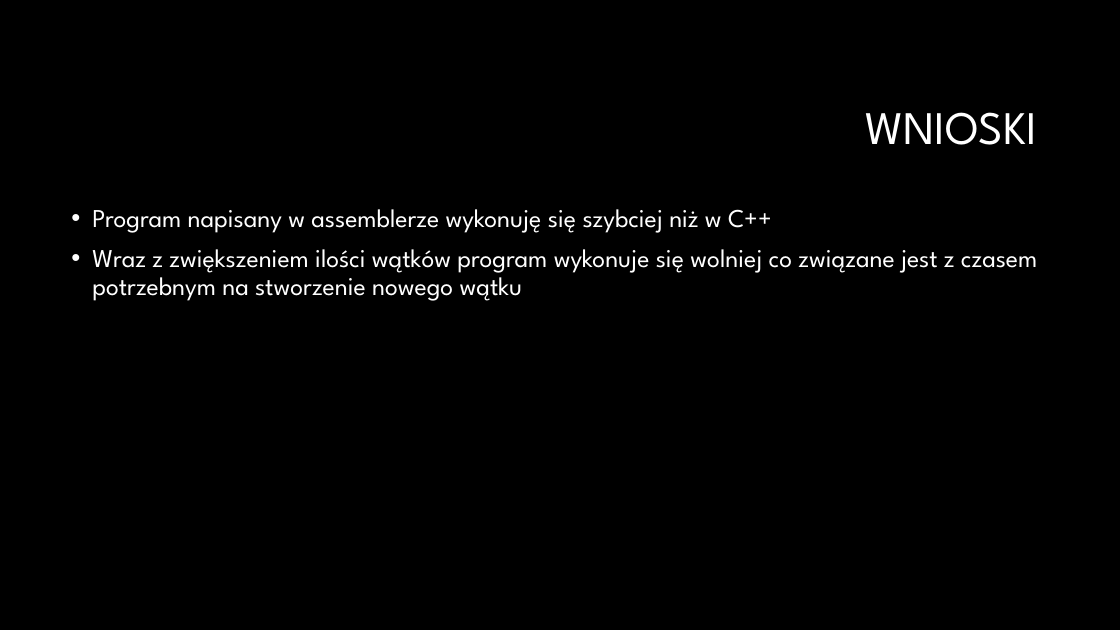
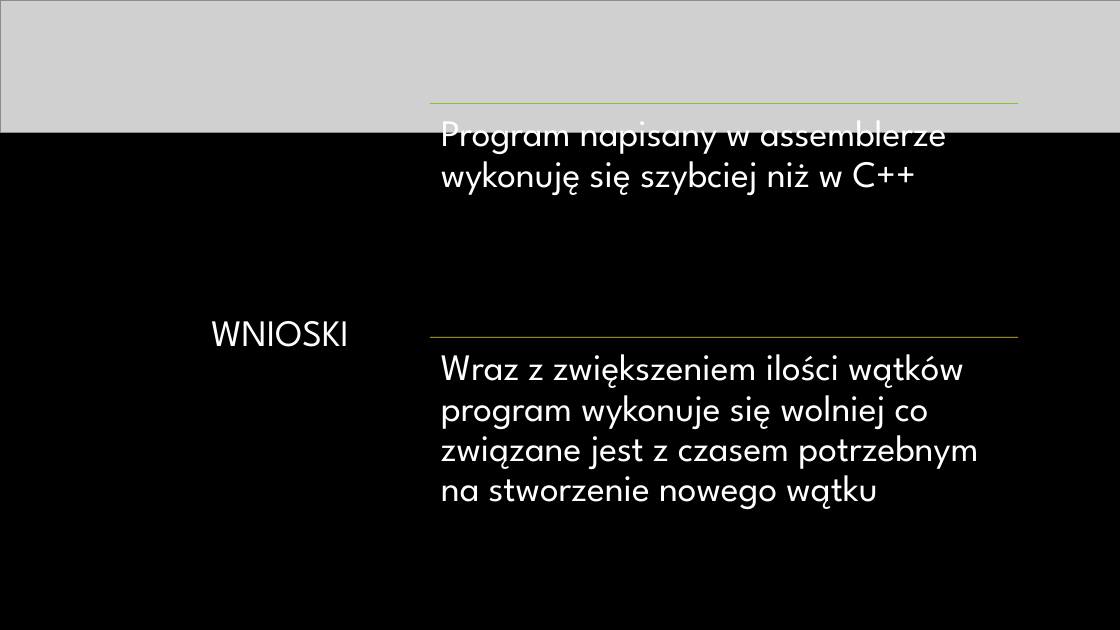
Before and after one commit to paulinaurbas/JAProjekt, a slide deck: slide 10 of Negatyw.pptx (slide 8 before the commit). Drawn at 1120x630 pixels with LibreOffice and Linux fonts; fonts in the diff are those of the drawing; grey boxes stand for pictures; background and template pictures are left out. Boxes give left, top, right and bottom in pixels: in the first picture for what was removed or moved away, otherwise in the second. Text is boxed around its words. In the diff, an @@ line names an element or a change of style, - is before the commit and + after.

```diff
--- a/Negatyw.pptx
+++ b/Negatyw.pptx
@@ picture added at <box>0,0,1120,133</box> @@
@@ title "WNIOSKI": place and size @@
-title "WNIOSKI" at <box>865,112,1037,145</box>
+title "WNIOSKI" at <box>211,321,349,347</box>
@@ title "WNIOSKI" at <box>211,321,349,347</box>: size 40 to 32 pt @@
@@ line added from (430, 103) to (1018, 103), #84C72A 0.75 pt @@
@@ text added at <box>441,121,946,195</box>, 32 pt, text #FFFFFF @@
+Program napisany w assemblerze wykonuję się szybciej niż w C++
@@ text at <box>92,209,772,233</box>: paragraph removed @@
-• Program napisany w assemblerze wykonuję się szybciej niż w C++
@@ text "Wraz z zwiększeniem ilości wątków ...": place and size @@
-text "Wraz z zwiększeniem ilości wątków ..." at <box>92,209,1037,301</box>
+text "Wraz z zwiększeniem ilości wątków ..." at <box>441,354,978,510</box>
@@ text "Wraz z zwiększeniem ilości wątków ..." at <box>441,354,978,510</box>: size 22 to 32 pt; bullet • to none; more space between paragraphs @@
@@ line added from (430, 337) to (1018, 337), #E1D126 0.75 pt @@
```
Also in this commit, not shown: 5 other slides changed, 2 slides added, 7 other files.
